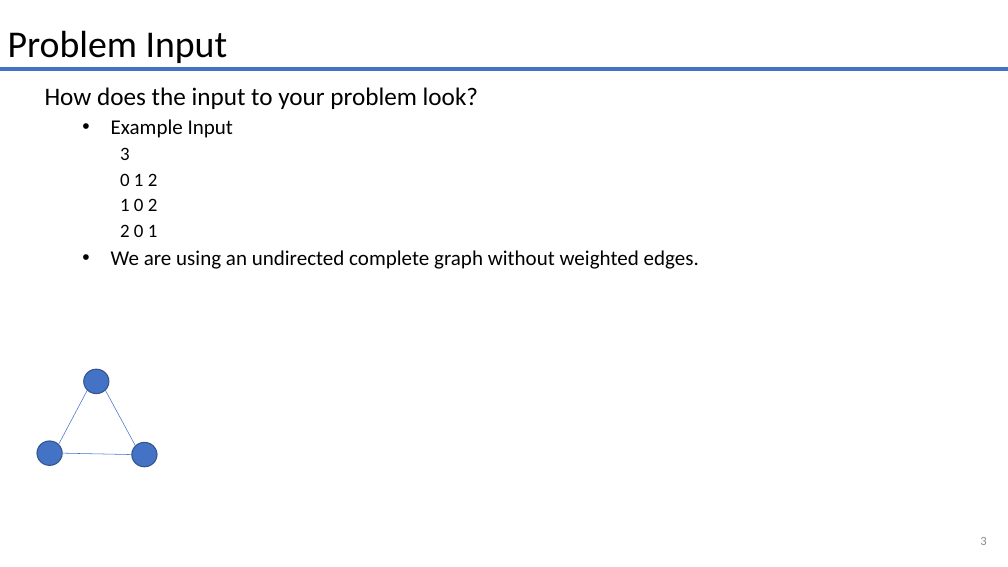
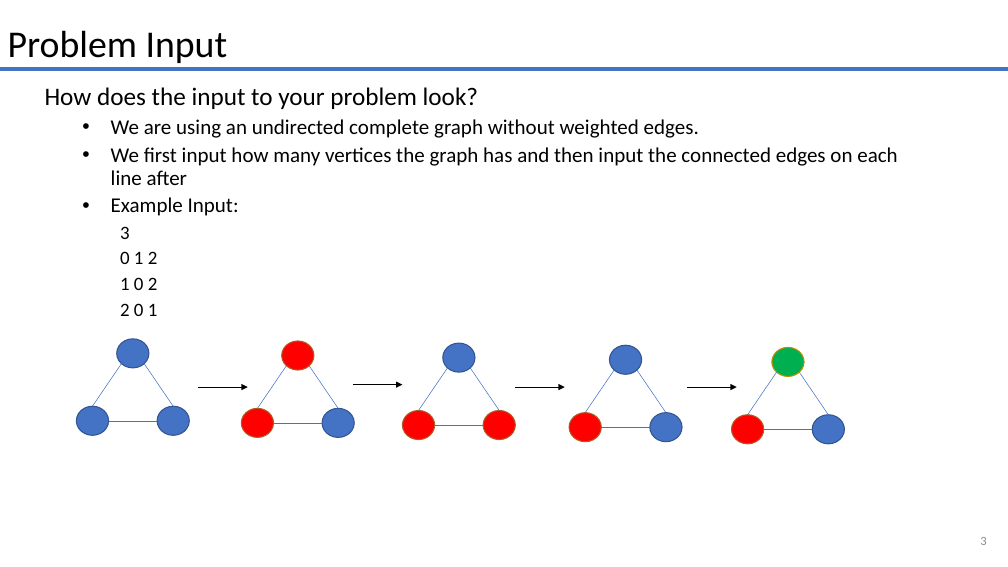
Before and after one commit to smit36jm/CS412-NP_COMPLETE, a slide deck: slide 3 of presentations/problem_presentation.pptx. Drawn at 1008x567 pixels with LibreOffice and Linux fonts; fonts in the diff are those of the drawing. Boxes give left, top, right and bottom in pixels: in the first picture for what was removed or moved away, otherwise in the second. Text is boxed around its words. In the diff, an @@ line names an element or a change of style, - is before the commit and + after.

Commit message:
update

```diff
--- a/presentations/problem_presentation.pptx
+++ b/presentations/problem_presentation.pptx
@@ text at (111,119,897,216): text changed @@
-  • Example Input
+  • We are using an undirected complete graph without weighted edges.
+  • We first input how many vertices the graph has and then input the connected edges on each line after
+  • Example Input:
@@ text at (111,250,699,269): paragraph removed @@
-  • We are using an undirected complete graph without weighted edges.
@@ ellipse: place and size @@
-ellipse at (37,441,62,465)
+ellipse at (116,339,149,368)
@@ line moved from (58, 445) - (88, 390) to (92, 406) - (122, 364) @@
@@ group added at (144,341,845,445): 13 lines, 12 ellipses, 4 arrows @@
@@ ellipse: place and size @@
-ellipse at (84,369,109,393)
+ellipse at (76,406,109,436)
@@ ellipse: place and size @@
-ellipse at (132,442,157,467)
+ellipse at (157,406,190,436)
@@ line moved from (105, 390) - (135, 446) to (109, 421) - (157, 421) @@
@@ line removed from (62, 453) to (132, 454) @@
```
Also in this commit, not shown: 2 other slides changed.
